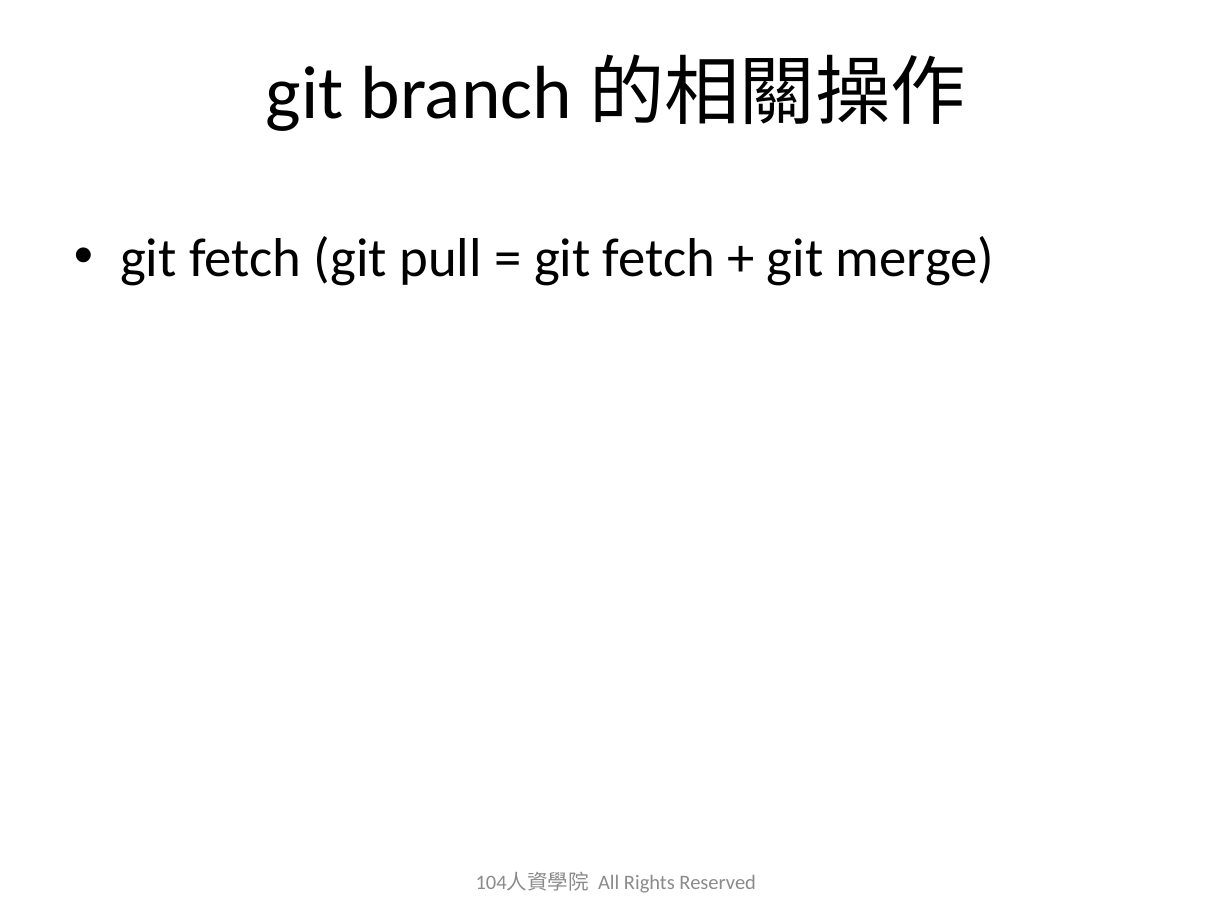
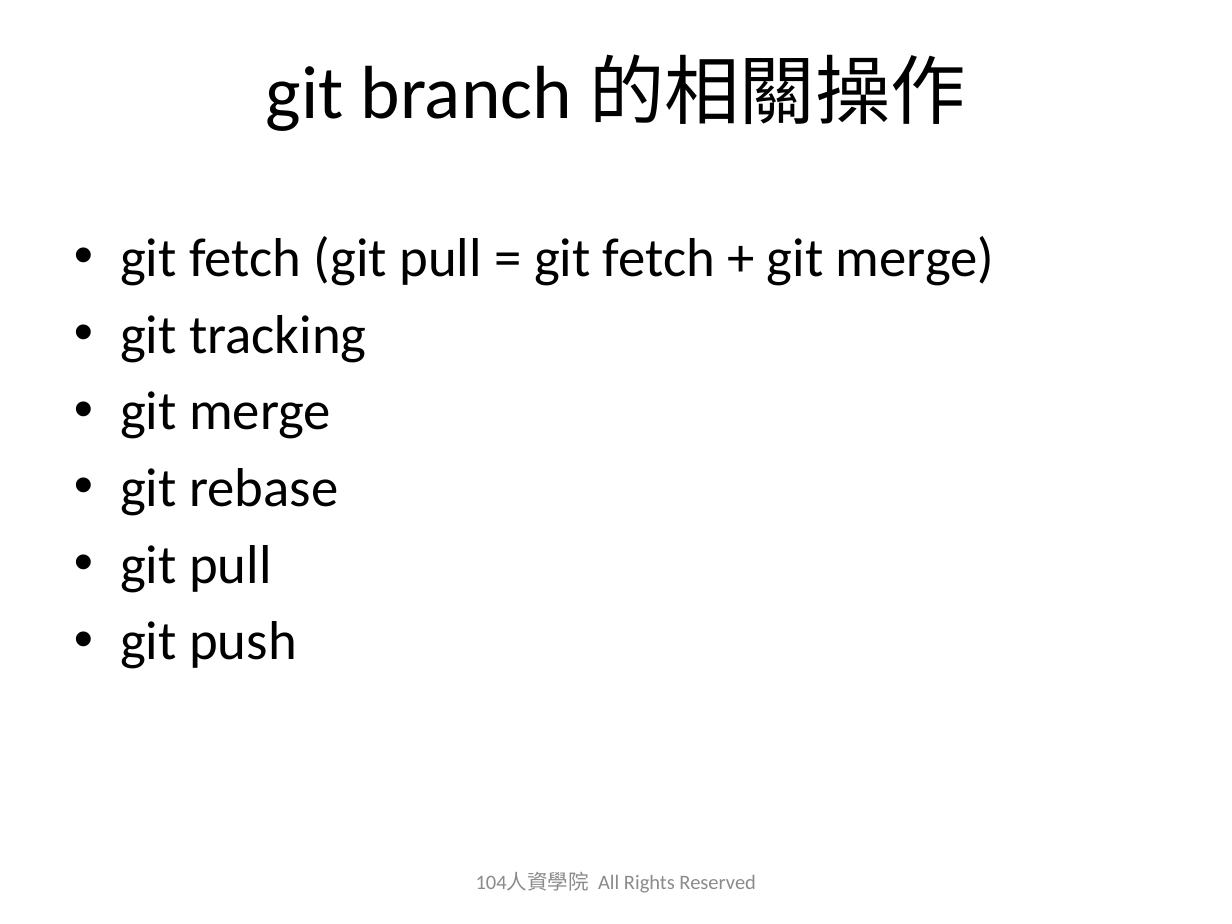
Before and after one commit to austinwang104/playGit, a slide deck: slide 16 of 2019_0627_Git_Share_HA.pptx. Drawn at 1232x924 pixels with LibreOffice and Linux fonts; fonts in the diff are those of the drawing; background and template pictures are left out. Boxes give left, top, right and bottom in pixels: in the first picture for what was removed or moved away, otherwise in the second. Text is boxed around its words. In the diff, an @@ line names an element or a change of style, - is before the commit and + after.

```diff
--- a/2019_0627_Git_Share_HA.pptx
+++ b/2019_0627_Git_Share_HA.pptx
@@ text at (120,315,367,669): paragraphs added @@
+• git tracking
+• git merge
+• git rebase
+• git pull
+• git push
```
Also in this commit, not shown: 1 other slide changed, 1 other file.
